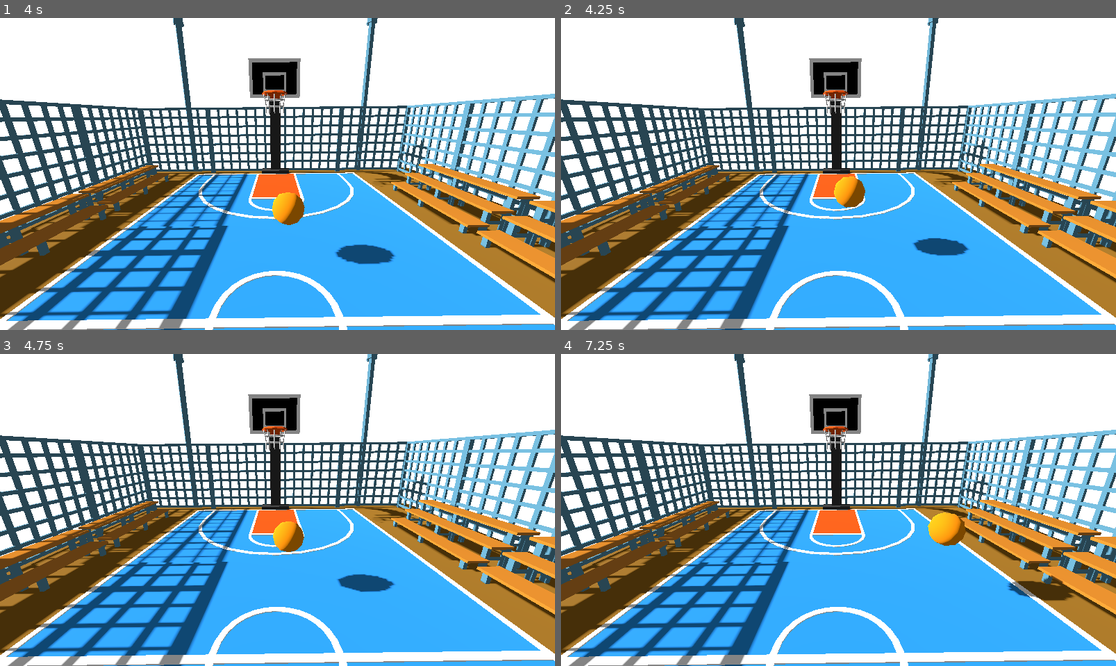
Above: before the commit, frames 1-4 (two rows, left to right).
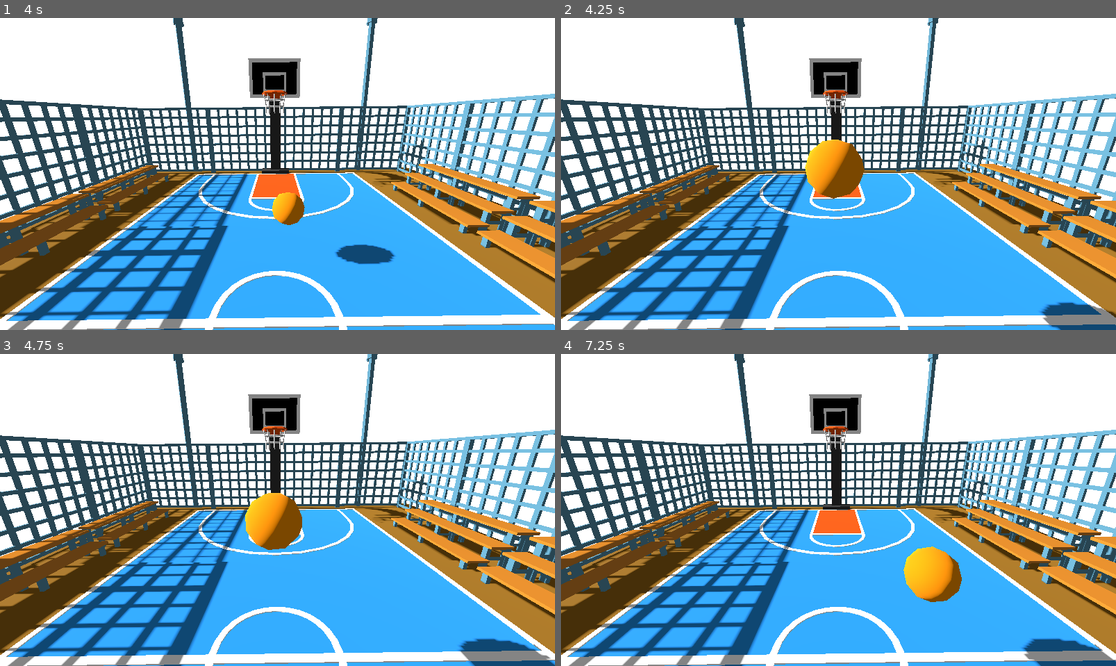
Above: after the commit, the same moments.

Repository: colorfulfool/basuketobouru
Game: Godot game, scene res://main.tscn
Same seed, same stepped clock (60 frames per second), same inputs: the game is played once before the commit and once after it.
Inputs:
- Up to frame 1 (4 s): hold D (move_right) 0.53-1.28 s; tap Space (jump) at 0.77, 1.52, 3.02, 3.77 s; hold S (move_back) 1.28-2.03 s; hold D (move_right) 2.03-2.78 s; hold W (move_forward) 2.78-3.53 s; hold A (move_left) from 3.53 s (still down)
- Up to frame 2 (4.25 s): keep holding A (move_left); tap R (reset) at 4.15 s
- Up to frame 3 (4.75 s): keep holding A (move_left); tap Space (jump) at 4.52 s
- Up to frame 4 (7.25 s): release A (move_left) at 5.03 s; hold S (move_back) 5.03-5.78 s; hold D (move_right) 5.78-6.53 s; tap Space (jump) at 6.02, 6.77 s; hold W (move_forward) from 6.53 s (still down)

Frame 1 is identical in both runs. In frame 2, 3.1% of the frame differs, in the area x 43-100%, y 38-100%; in frame 3, 3.1%; in frame 4, 3.6%, in the area x 61-100%, y 50-100%.

Commit message:
Fix reset not working

Diff:
--- a/player.gd
+++ b/player.gd
@@ -7,6 +7,7 @@
 var target_velocity = Vector3.ZERO
 var start_position: Vector3
 var start_rotation: Basis
+var _reset_requested = false
 
 func _ready() -> void:
 	start_position = global_position
@@ -14,11 +15,15 @@
 
 func _input(event: InputEvent) -> void:
 	if event.is_action_pressed("reset"):
-		global_position = start_position
-		global_transform.basis = start_rotation
-		linear_velocity = Vector3.ZERO
-		angular_velocity = Vector3.ZERO
+		_reset_requested = true
+
+func _integrate_forces(state: PhysicsDirectBodyState3D) -> void:
+	if _reset_requested:
+		state.transform = Transform3D(start_rotation, start_position)
+		state.linear_velocity = Vector3.ZERO
+		state.angular_velocity = Vector3.ZERO
 		target_velocity = Vector3.ZERO
+		_reset_requested = false
 
 func _physics_process(_delta: float) -> void:
 	var direction = Vector3.ZERO
